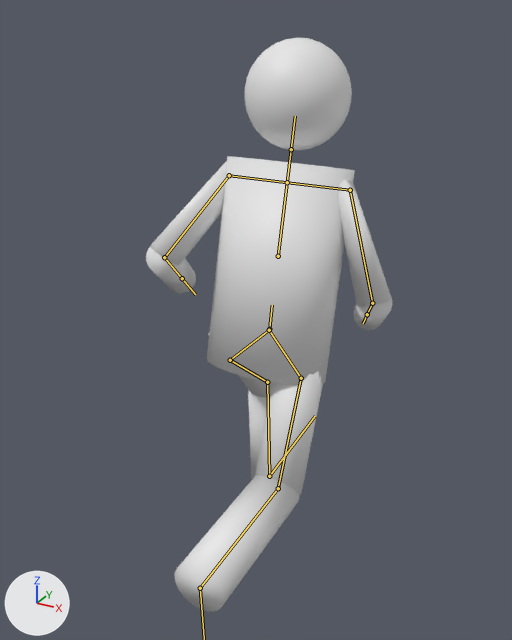
One commit to the FBX model Content/Resources/Character02.fbx: the scene before it, then after it.
One viewpoint serves both versions: a 50 mm camera at (0.465, -0.889, 0.907) aimed at (0.0, -0.044, 0.484). The lights are fixed; the arrows at lower left show +X, +Y and +Z. Both versions are drawn at frame 16 of the action 'Character|run'; the numbers are the values there. The bones that bend it are drawn over the model as lines.
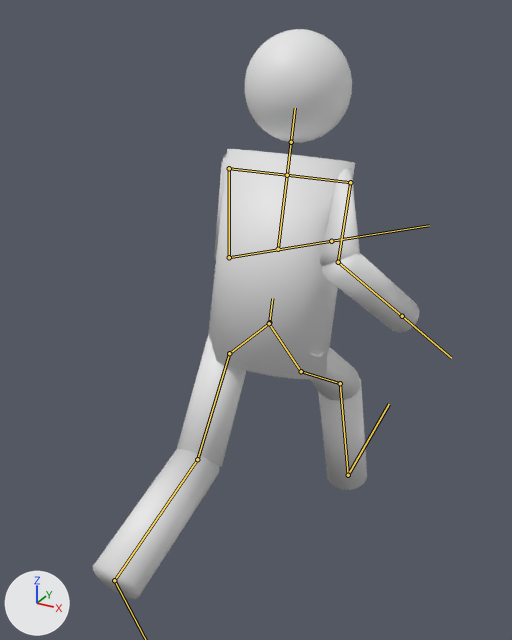
What the commit changed:
Bone 'spine01' (bone_spine01) moves from (0.0, -0.06, 0.0) to (0.0, 0.05, 0.0).
Bone 'upperarm_l' (bone_upperarm_l) turns from (36, 3, 75) to (-46, 51, 41) degrees about its own x, y and z.
Bone 'lowerarm_l' (bone_lowerarm_l) turns from (-106, -15, 20) to (-98, -16, 18) degrees about its own x, y and z.
Bone 'upperarm_r' (bone_upperarm_r) turns from (-9, -36, -67) to (50, -12, -80) degrees about its own x, y and z.
Bone 'lowerarm_r' (bone_lowerarm_r) turns from (-77, 15, -12) to (-115, 14, -23) degrees about its own x, y and z.
Bone 'thigh_l' (bone_thigh_l) turns from (1, 0, -66) to (0, 0, 23) degrees about its own x, y and z.
Bone 'calf_l' (bone_calf_l) turns from (0, 0, 47) to (0, 0, 35) degrees about its own x, y and z.
Bone 'thigh_r' (bone_thigh_r) turns from (0, 0, -11) to (2, -1, 72) degrees about its own x, y and z.
Bone 'calf_r' (bone_calf_r) turns from (0, 0, -63) to (0, 0, -47) degrees about its own x, y and z.

Pixel boxes [x1, y1, x2, y2] of what changed, in the pictures (512 x 640 px):
'mesh', posed (32% wider)
    before: [146, 38, 392, 612]
    after: [93, 29, 419, 599]
bone 'spine01', root to tip
    before: (269, 329) to (272, 305)
    after: (269, 322) to (272, 298)
bone 'upperarm_l', root to tip
    before: (229, 175) to (164, 257)
    after: (229, 168) to (229, 257)
bone 'lowerarm_l', root to tip
    before: (164, 257) to (182, 278)
    after: (229, 257) to (331, 241)
bone 'upperarm_r', root to tip
    before: (350, 190) to (372, 303)
    after: (350, 182) to (338, 262)
bone 'lowerarm_r', root to tip
    before: (372, 303) to (367, 314)
    after: (338, 262) to (402, 316)
bone 'thigh_l', root to tip
    before: (230, 360) to (267, 382)
    after: (229, 353) to (197, 459)
bone 'calf_l', root to tip
    before: (267, 382) to (269, 476)
    after: (197, 459) to (114, 580)
bone 'thigh_r', root to tip
    before: (301, 378) to (278, 488)
    after: (301, 371) to (340, 383)
bone 'calf_r', root to tip
    before: (278, 488) to (200, 588)
    after: (340, 383) to (348, 475)
